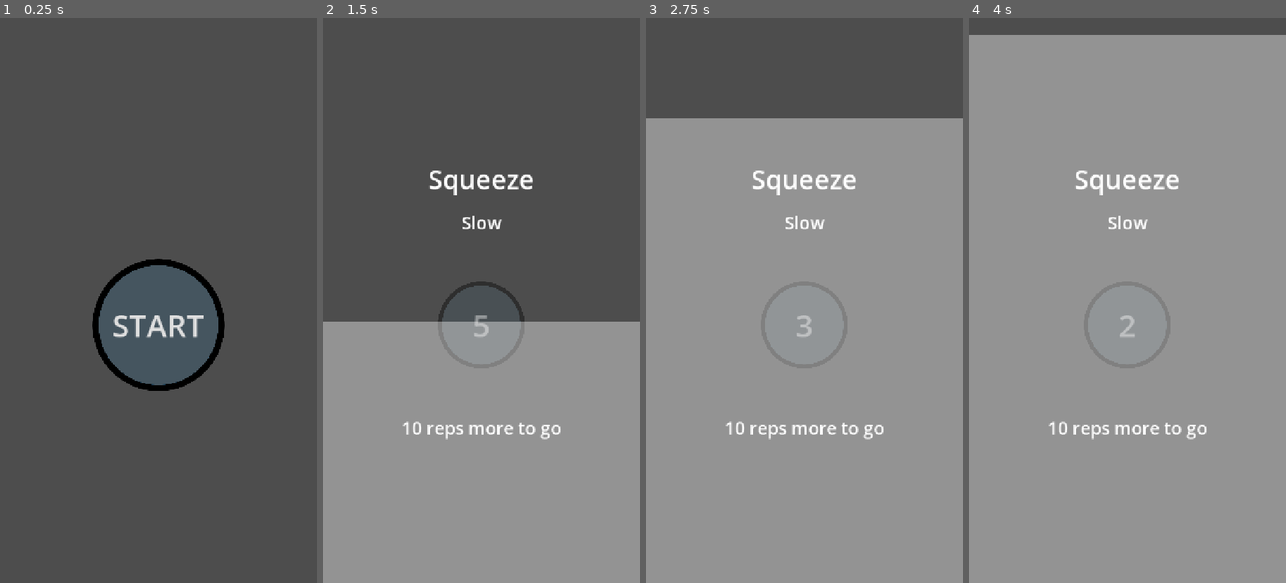
Above: before the commit, frames 1-4 (left to right).
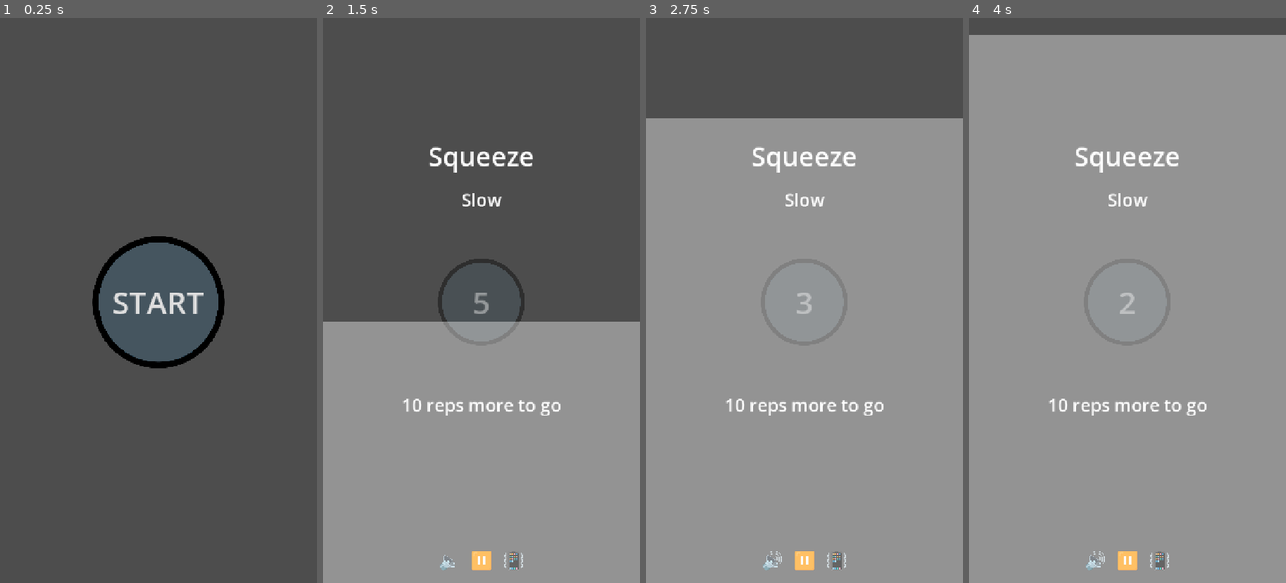
Above: after the commit, the same moments.

Repository: francocurotto/Kegels
Game: Godot game, scene res://app.tscn
Two runs of this game, one before a commit and one after it. Both use one fixed random seed, a clock stepped at 60 frames per second and the inputs below.
Inputs (mouse positions are in pixels of both pictures, inside the frame that each line leads up to):
- Up to frame 1 (0.25 s): no input
- Up to frame 2 (1.5 s): click "START" at 0.5 s; click (449, 560) at 1.25 s, where only the run after the commit has a clickable "🔊"
- Up to frame 3 (2.75 s): click (772, 560) at 2 s, where only the run after the commit has a clickable "🔈"
- Up to frame 4 (4 s): click (1127, 560) at 2.75 s, where only the run after the commit has a clickable "⏸️"; click (1159, 560) at 3.5 s, where only the run after the commit has a clickable "📳"

The runs differ from the first frame. In frame 1, 3.6% of the frame differs, in the area x 29-71%, y 38-66%; in frame 2, 3.4%; in frame 3, 2.7%; in frame 4, 2.7%.

Commit message:
add option buttons

Diff:
--- a/app.gd
+++ b/app.gd
@@ -15,6 +15,7 @@
 	var button_y = %ButtonMargin.custom_minimum_size.y
 	size_rest = Vector2(button_y, button_y)
 	size_squeeze = Vector2(button_y, button_y) / 1.5
+	%OptionsRow.visible = false
 
 func _process(_delta: float) -> void:
 	if not $Timer.is_stopped():
@@ -42,6 +43,7 @@
 func on_start_slow_kegels():
 	%Speed.text = "Slow"
 	$Timer.wait_time = t_reps_slow
+	%OptionsRow.visible = true
 	$Timer.start()
 
 func on_start_fast_kegels():
@@ -77,4 +79,24 @@
 	%Counter.text = ""
 	$Timer.stop()
 	%StartButton.text = "Start"
+	%OptionsRow.visible = false
 	%StartButton.disabled = false
+
+func _on_speaker_button_toggled(toggled_on: bool) -> void:
+	if toggled_on:
+		%SpeakerButton.text = "🔈"
+	else:
+		%SpeakerButton.text = "🔊"
+
+
+func _on_pause_button_toggled(toggled_on: bool) -> void:
+	if toggled_on:
+		%PauseButton.text = "▶️"
+	else:
+		%PauseButton.text = "⏸️"
+
+func _on_vibrate_button_toggled(toggled_on: bool) -> void:
+	if toggled_on:
+		%VibrateButton.text = "📳"
+	else:
+		%VibrateButton.text = "📱"
--- a/app.tscn
+++ b/app.tscn
@@ -12,34 +12,38 @@
 grow_vertical = 2
 script = ExtResource("1_j6dmo")
 
-[node name="GUIs" type="VBoxContainer" parent="." unique_id=1037449133]
+[node name="GUIs" type="VBoxContainer" parent="." unique_id=573917998]
 layout_mode = 1
 anchors_preset = 15
 anchor_right = 1.0
 anchor_bottom = 1.0
 grow_horizontal = 2
 grow_vertical = 2
+
+[node name="StartGUI" type="VBoxContainer" parent="GUIs" unique_id=1037449133]
+layout_mode = 2
+size_flags_vertical = 3
 theme_override_constants/separation = 30
 alignment = 1
 
-[node name="Instruction" type="Label" parent="GUIs" unique_id=1651642209]
+[node name="Instruction" type="Label" parent="GUIs/StartGUI" unique_id=1651642209]
 unique_name_in_owner = true
 layout_mode = 2
 theme_override_font_sizes/font_size = 60
 horizontal_alignment = 1
 
-[node name="Speed" type="Label" parent="GUIs" unique_id=1023326868]
+[node name="Speed" type="Label" parent="GUIs/StartGUI" unique_id=1023326868]
 unique_name_in_owner = true
 layout_mode = 2
 theme_override_font_sizes/font_size = 40
 horizontal_alignment = 1
 
-[node name="ButtonMargin" type="MarginContainer" parent="GUIs" unique_id=279249413]
+[node name="ButtonMargin" type="MarginContainer" parent="GUIs/StartGUI" unique_id=279249413]
 unique_name_in_owner = true
 custom_minimum_size = Vector2(0, 350)
 layout_mode = 2
 
-[node name="StartButton" type="Button" parent="GUIs/ButtonMargin" unique_id=1384396877]
+[node name="StartButton" type="Button" parent="GUIs/StartGUI/ButtonMargin" unique_id=1384396877]
 unique_name_in_owner = true
 custom_minimum_size = Vector2(350, 350)
 layout_mode = 2
@@ -51,11 +55,44 @@
 icon_alignment = 1
 expand_icon = true
 
-[node name="Counter" type="Label" parent="GUIs" unique_id=1630807557]
+[node name="Counter" type="Label" parent="GUIs/StartGUI" unique_id=1630807557]
 unique_name_in_owner = true
 layout_mode = 2
 theme_override_font_sizes/font_size = 40
 horizontal_alignment = 1
+
+[node name="OptionsGUI" type="MarginContainer" parent="GUIs" unique_id=1517851676]
+custom_minimum_size = Vector2(0, 100)
+layout_mode = 2
+
+[node name="OptionsRow" type="HBoxContainer" parent="GUIs/OptionsGUI" unique_id=234575369]
+unique_name_in_owner = true
+layout_mode = 2
+theme_override_constants/separation = 15
+alignment = 1
+
+[node name="SpeakerButton" type="Button" parent="GUIs/OptionsGUI/OptionsRow" unique_id=996592813]
+unique_name_in_owner = true
+layout_mode = 2
+theme_override_font_sizes/font_size = 50
+toggle_mode = true
+text = "🔊"
+flat = true
+
+[node name="PauseButton" type="Button" parent="GUIs/OptionsGUI/OptionsRow" unique_id=860466066]
+unique_name_in_owner = true
+layout_mode = 2
+theme_override_font_sizes/font_size = 50
+text = "⏸️"
+flat = true
+
+[node name="VibrateButton" type="Button" parent="GUIs/OptionsGUI/OptionsRow" unique_id=770655337]
+unique_name_in_owner = true
+layout_mode = 2
+theme_override_font_sizes/font_size = 50
+toggle_mode = true
+text = "📳"
+flat = true
 
 [node name="Curtains" type="VBoxContainer" parent="." unique_id=1766888481]
 layout_mode = 1
@@ -84,4 +121,7 @@
 
 [node name="Timer" type="Timer" parent="." unique_id=1416157986]
 
-[connection signal="pressed" from="GUIs/ButtonMargin/StartButton" to="." method="_on_start_button_pressed"]
+[connection signal="pressed" from="GUIs/StartGUI/ButtonMargin/StartButton" to="." method="_on_start_button_pressed"]
+[connection signal="toggled" from="GUIs/OptionsGUI/OptionsRow/SpeakerButton" to="." method="_on_speaker_button_toggled"]
+[connection signal="toggled" from="GUIs/OptionsGUI/OptionsRow/PauseButton" to="." method="_on_pause_button_toggled"]
+[connection signal="toggled" from="GUIs/OptionsGUI/OptionsRow/VibrateButton" to="." method="_on_vibrate_button_toggled"]
